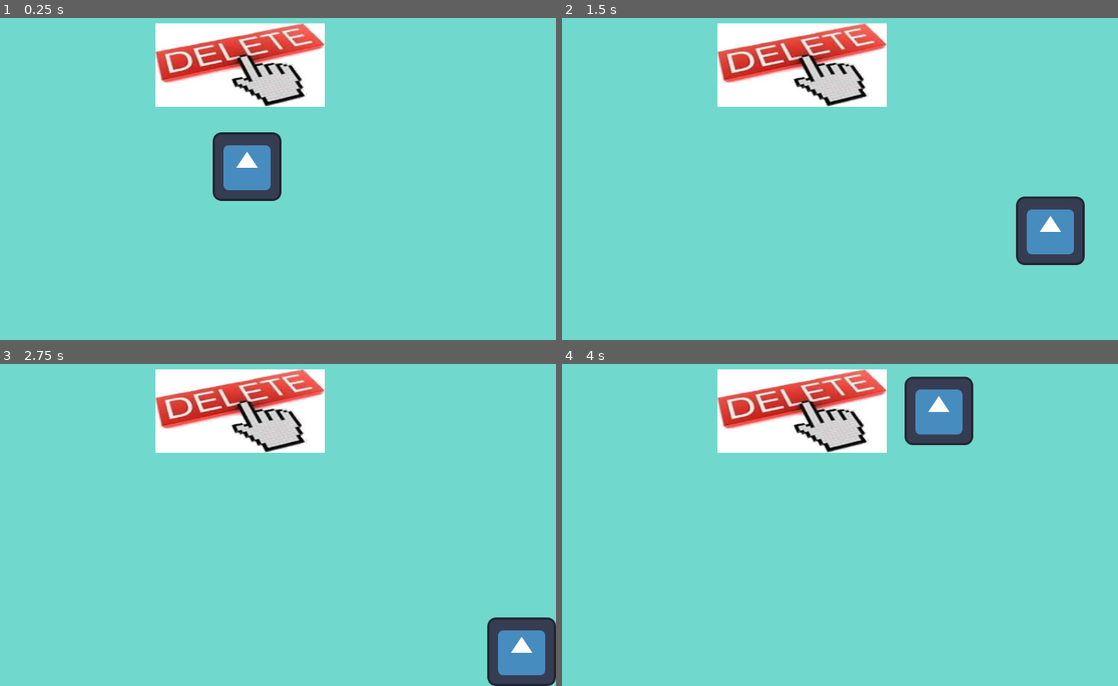
Above: before the commit, frames 1-4 (two rows, left to right).
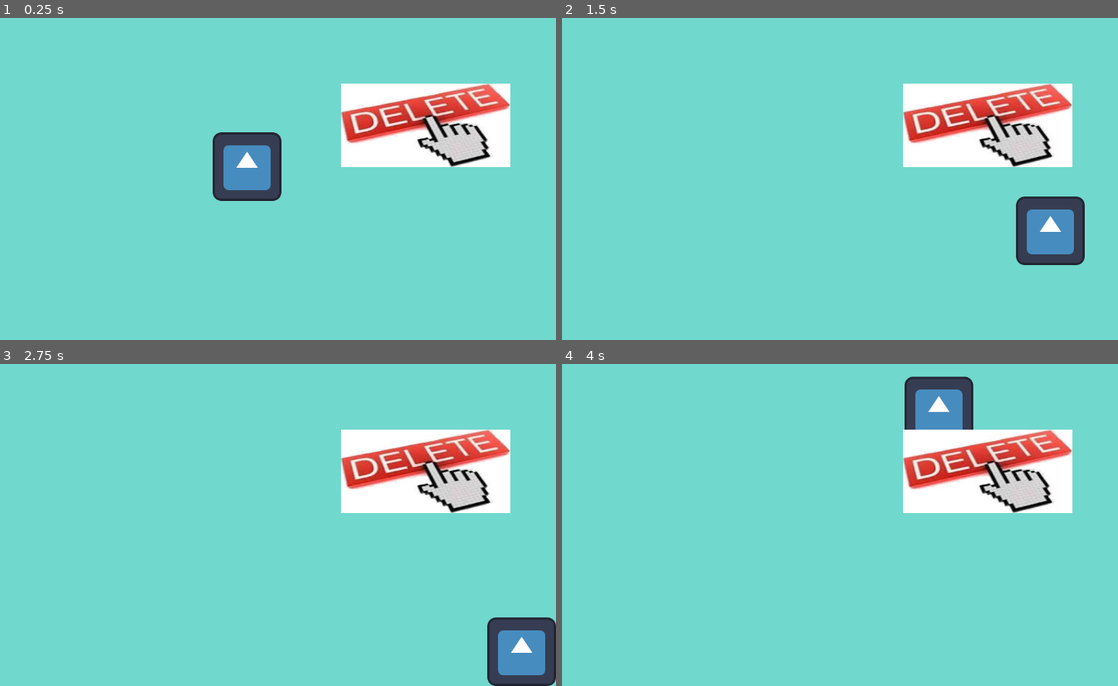
Above: after the commit, the same moments.

Repository: MyCodeNotWorking/Fall-up
Game: Godot game, scene res://main.tscn
The game is run twice, just before and just after one commit, with the same random seed, the same clock (stepped at 60 frames per second) and the same inputs. The engine's default icon, where the game draws it, is replaced by a stand-in: a white triangle on a blue panel in a dark square.
Inputs:
- Up to frame 1 (0.25 s): no input
- Up to frame 2 (1.5 s): tap Enter at 0.5 s; hold Right (ui_right) 0.53-1.28 s; hold Down (ui_down) from 1.28 s (still down)
- Up to frame 3 (2.75 s): tap Space at 2 s; release Down (ui_down) at 2.03 s; hold Right (ui_right) from 2.03 s (still down)
- Up to frame 4 (4 s): tap Enter at 2.75 s; release Right (ui_right) at 2.78 s; hold Up (ui_up) 2.78-3.53 s; hold Left (ui_left) from 3.53 s (still down)

The runs differ from the first frame. In frame 1, 16% of the frame differs, in the area x 27-92%, y 1-47%; in frame 2, 16%; in frame 3, 16%; in frame 4, 16%.

Commit message:
es funkioniert
!

Diff:
--- a/main.tscn
+++ b/main.tscn
@@ -28,6 +28,6 @@
 shape = SubResource("RectangleShape2D_twiin")
 
 [node name="Lösch es wenn du es siehst" type="Sprite2D" parent="."]
-position = Vector2(563, 134)
+position = Vector2(909, 247)
 scale = Vector2(1.40222, 0.691111)
 texture = ExtResource("3_omrsn")
